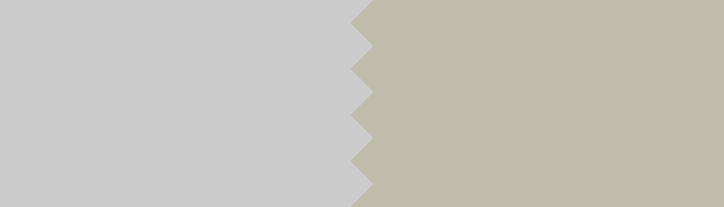
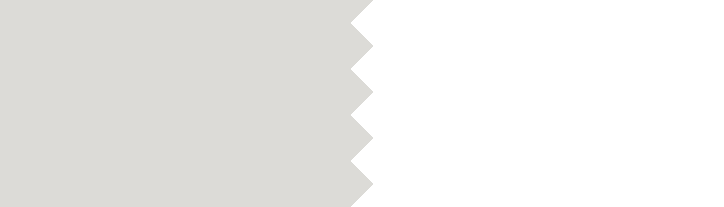
Layered file, before and after one edit (w=724, h=207). Changes by layer:
hid "Layer 7" over (0, 0, 724, 207)
painted on "Layer 6" over (0, 0, 373, 207)
